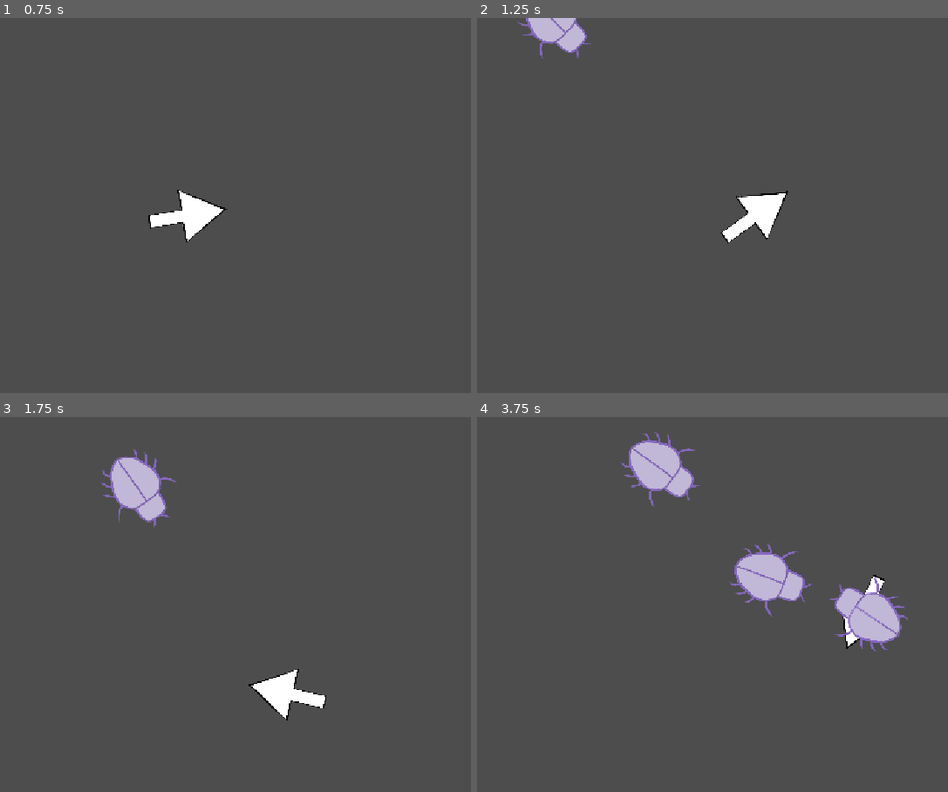
Above: before the commit, frames 1-4 (two rows, left to right).
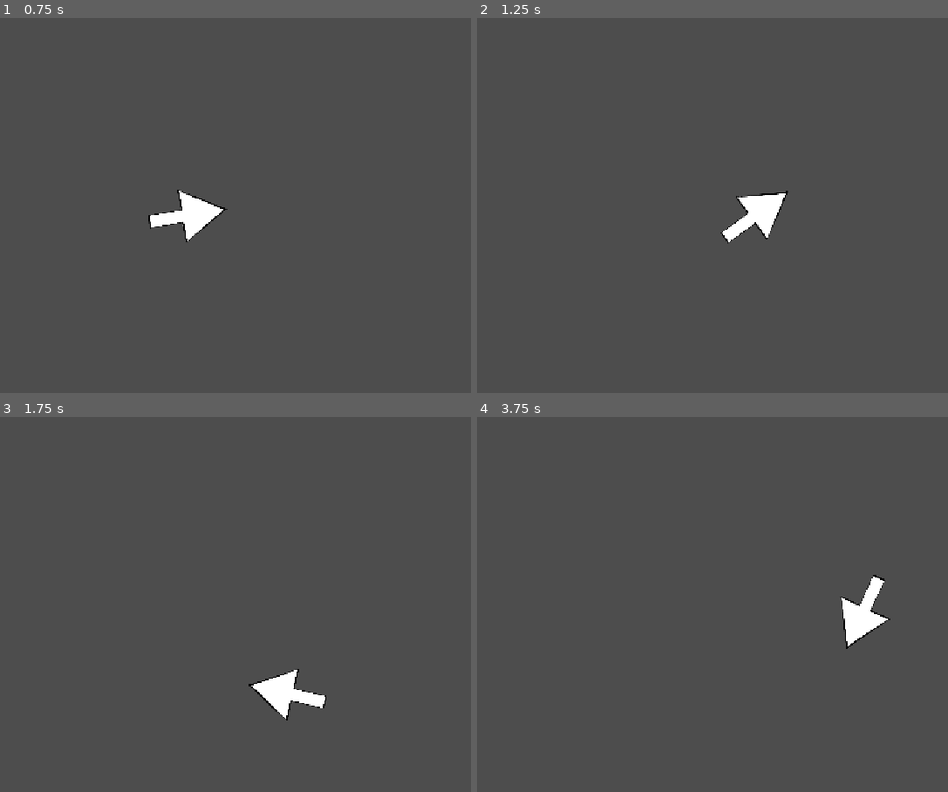
Above: after the commit, the same moments.

Repository: HaroldHuynh/2026GameJam
Game: Godot game, scene res://player/player_test_level.tscn
Same seed, same stepped clock (60 frames per second), same inputs: the game is played once before the commit and once after it.
Inputs (mouse positions are in pixels of both pictures, inside the frame that each line leads up to):
- Up to frame 1 (0.75 s): tap Enter at 0.5 s; move the mouse to (306, 194) at 0.52 s; hold D (right) from 0.53 s (still down); hold Space from 0.53 s (still down)
- Up to frame 2 (1.25 s): keep holding D (right); keep holding Space
- Up to frame 3 (1.75 s): move the mouse to (9, 634) at 1.27 s; release D (right) at 1.28 s; release Space at 1.28 s; hold S (down) from 1.28 s (still down); tap Space at 1.35, 1.52 s
- Up to frame 4 (3.75 s): tap Space at 1.82, 2.85, 3.02, 3.32 s; move the mouse to (698, 525) at 2.02 s; release S (down) at 2.03 s; hold D (right) 2.03-2.78 s; hold Space 2.03-2.78 s; move the mouse to (594, 690) at 2.77 s; hold W (up) 2.78-3.53 s; move the mouse to (834, 672) at 3.52 s; hold A (left) from 3.53 s (still down); hold Space from 3.53 s (still down)

Frame 1 is identical in both runs. In frame 2, 0.9% of the frame differs, in the area x 8-25%, y 0-11%; in frame 3, 1.6%; in frame 4, 4.8%, in the area x 30-92%, y 3-63%.
Error after the commit: Invalid operands 'Callable' and 'int' in operator '<'. (res://enemy/enemy_spawner.gd:20)

Commit message:
set max enemies

Diff:
--- a/enemy/enemy_spawner.gd
+++ b/enemy/enemy_spawner.gd
@@ -6,7 +6,7 @@
 
 var enemy_scene = preload("res://enemy/enemy.tscn")
 var spawn_points := []
-
+var max_enemies = 5
 
 # Called when the node enters the scene tree for the first time.
 func _ready() -> void:
@@ -16,13 +16,14 @@
 
 
 func _on_timer_timeout() -> void:
-
-	var spawn = spawn_points[randi() % spawn_points.size()]
-	var enemy = enemy_scene.instantiate()
-	enemy.position = spawn.position
-	enemy.hit_player.connect(hit)
-	level.add_child(enemy)
-	enemy.add_to_group("enemies")
+	var enemies = get_tree().get_nodes_in_group("enemies")
+	if enemies.size < max_enemies:
+		var spawn = spawn_points[randi() % spawn_points.size()]
+		var enemy = enemy_scene.instantiate()
+		enemy.position = spawn.position
+		enemy.hit_player.connect(hit)
+		level.add_child(enemy)
+		enemy.add_to_group("enemies")
 
 func hit():
 	hit_p.emit()
--- a/player/player.gd
+++ b/player/player.gd
@@ -1,4 +1,6 @@
 extends CharacterBody2D
+
+signal shoot
 
 var screen_size : Vector2
 var speed : int
@@ -22,3 +24,7 @@
 
 	#limit movement to window size
 	position = position.clamp(Vector2.ZERO, screen_size)
+
+	#shooting
+	if Input.is_key_pressed(KEY_SPACE):
+		var dir = get_global_mouse_position() - position
